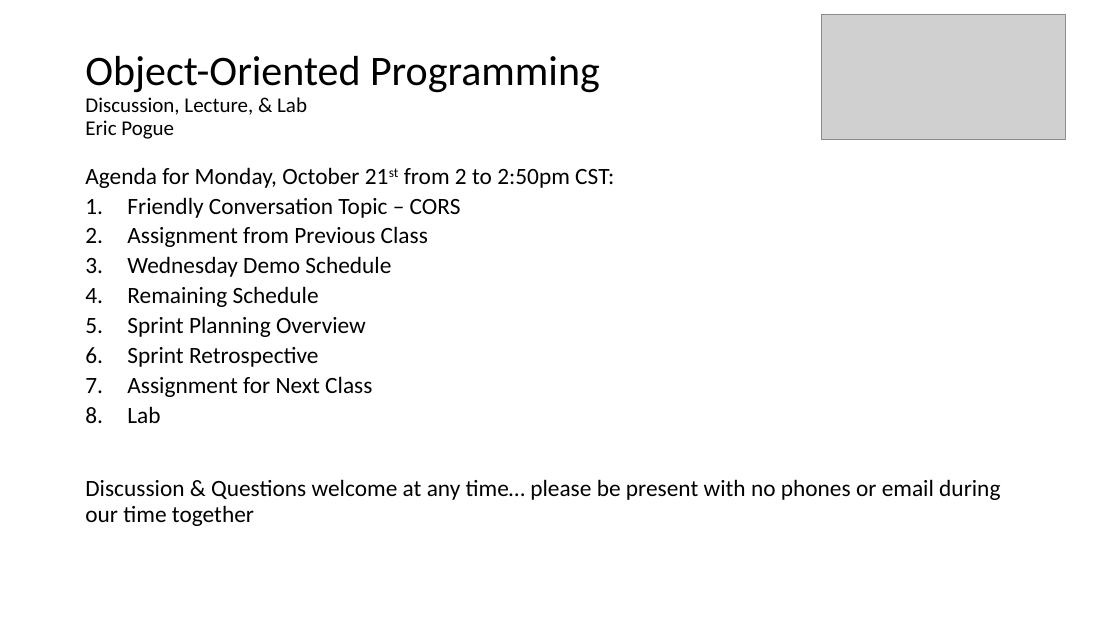
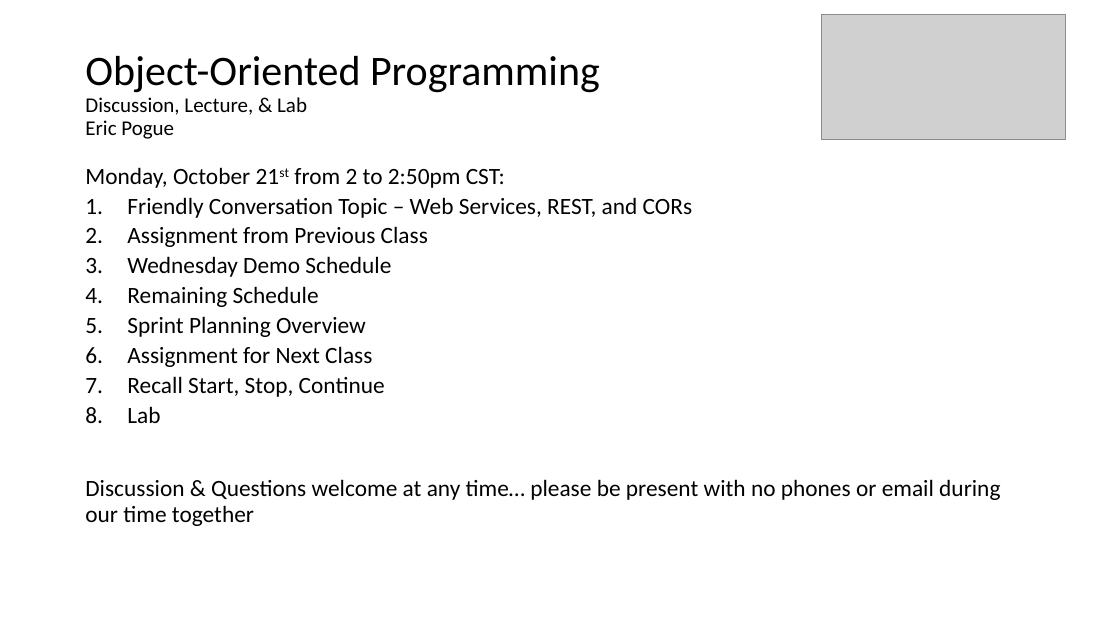
Before and after one commit to EricJPogue/CPSC-24500, a slide deck: slide 1 of lecture-slides/2019-10-21-oop.pptx. Drawn at 1120x630 pixels with LibreOffice and Linux fonts; fonts in the diff are those of the drawing; grey boxes stand for pictures. Boxes give left, top, right and bottom in pixels: in the first picture for what was removed or moved away, otherwise in the second. Text is boxed around its words. In the diff, an @@ line names an element or a change of style, - is before the commit and + after.

Commit message:
Update file.

```diff
--- a/lecture-slides/2019-10-21-oop.pptx
+++ b/lecture-slides/2019-10-21-oop.pptx
@@ text at <box>85,167,692,218</box>: text changed @@
-Agenda for Monday, October 21st from 2 to 2:50pm CST:
-1. Friendly Conversation Topic – CORS
+Monday, October 21st from 2 to 2:50pm CST:
+1. Friendly Conversation Topic – Web Services, REST, and CORs
@@ text at <box>127,347,319,367</box>: paragraph removed @@
-6. Sprint Retrospective
@@ text at <box>127,376,385,397</box>: paragraph added @@
+7. Recall Start, Stop, Continue
```
Also in this commit, not shown: 2 other slides changed, 7 slides added.
